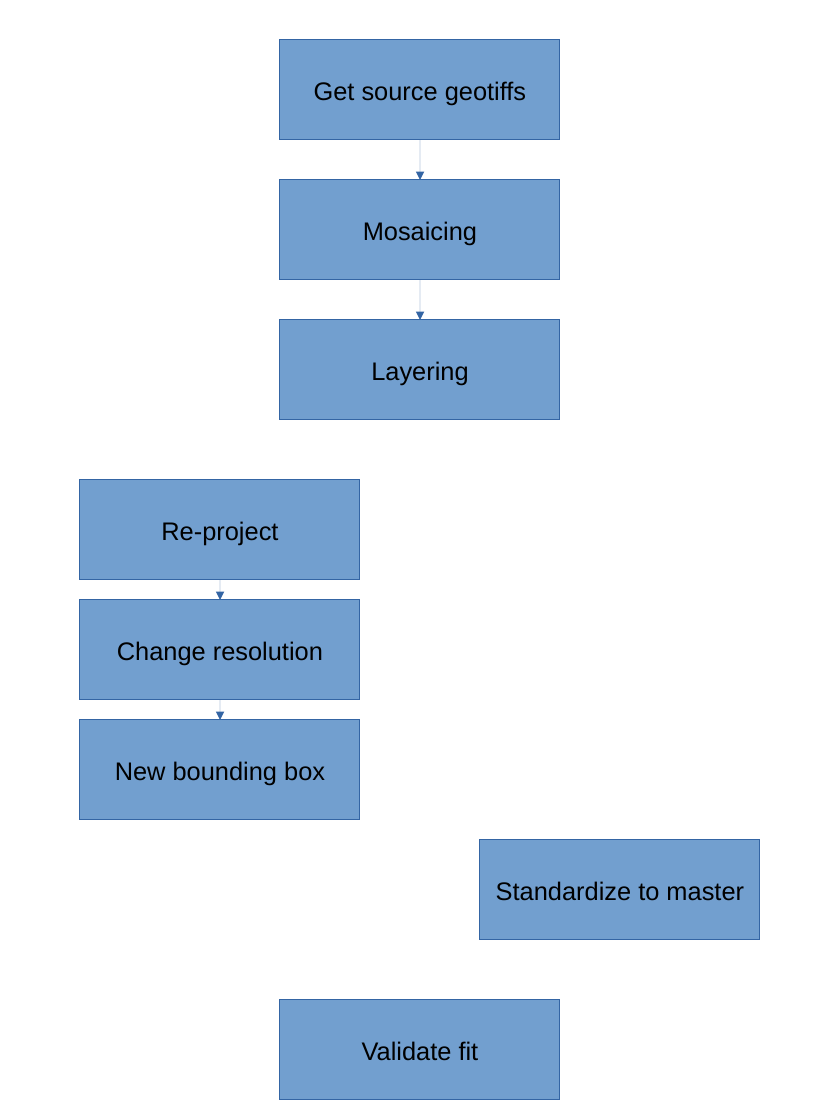
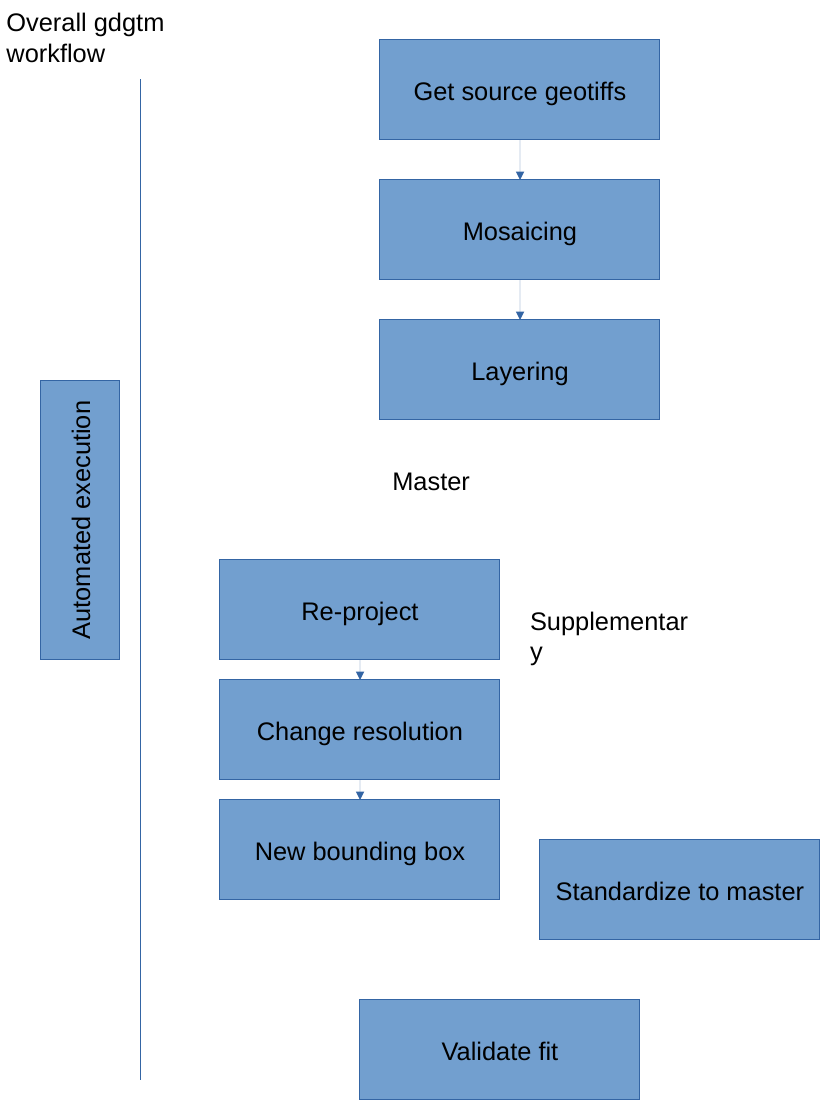
Before and after one commit to pete-jacobsson/gdgtm, a slide deck: slide 2 of Documentation/workflow_summaries.pptx (slide 1 before the commit). Drawn at 840x1120 pixels with LibreOffice and Linux fonts; fonts in the diff are those of the drawing. Boxes give left, top, right and bottom in pixels: in the first picture for what was removed or moved away, otherwise in the second. Text is boxed around its words. In the diff, an @@ line names an element or a change of style, - is before the commit and + after.

```diff
--- a/Documentation/workflow_summaries.pptx
+++ b/Documentation/workflow_summaries.pptx
@@ text added at bbox=[6, 12, 165, 63], 18 pt, text #000000 @@
+Overall gdgtm workflow
@@ line added from (140, 80) to (140, 1080), #3465A4 0 pt @@
@@ 3 rectangles, 2 arrows: place and size @@
-3 rectangles, 2 arrows at bbox=[280, 40, 561, 419]
+3 rectangles, 2 arrows at bbox=[380, 40, 660, 419]
@@ rectangle added at bbox=[40, 379, 120, 660], fill #729FCF, outline #3465A4 0 pt, 18 pt, text #000000 @@
+Automated execution
@@ text added at bbox=[392, 472, 470, 491], 18 pt, text #000000 @@
+Master
@@ 3 rectangles: place and size @@
-3 rectangles at bbox=[80, 479, 361, 820]
+3 rectangles at bbox=[220, 560, 501, 899]
@@ text added at bbox=[520, 600, 710, 639], 18 pt, text #000000 @@
+Supplementary
@@ arrow moved from (220, 700) - (220, 720) to (360, 660) - (360, 680) @@
@@ arrow moved from (220, 580) - (220, 600) to (360, 780) - (360, 799) @@
@@ rectangle "Standardize to master": place and size @@
-rectangle "Standardize to master" at bbox=[479, 840, 760, 940]
+rectangle "Standardize to master" at bbox=[539, 840, 820, 940]
@@ rectangle "Validate fit": place and size @@
-rectangle "Validate fit" at bbox=[280, 999, 561, 1099]
+rectangle "Validate fit" at bbox=[360, 999, 640, 1099]
```
Also in this commit, not shown: 1 slide added, 2 other files.
